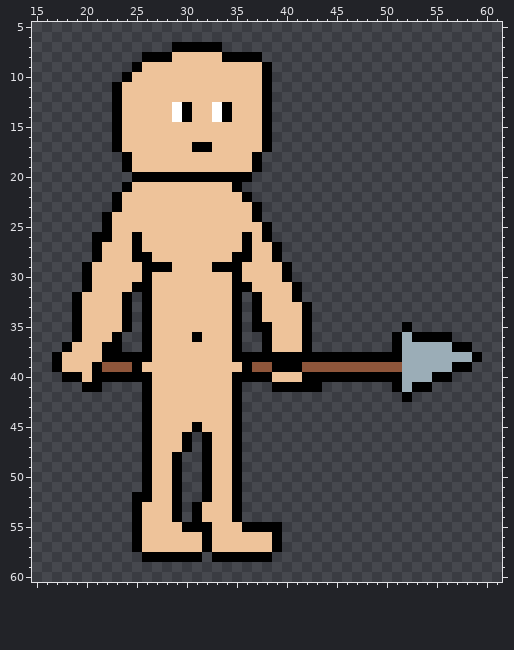
Pixel-art sprite, stored at mammoth_mayhem/Assets/textures/base.png. Above is the file before it was changed.
The file is 64x64 pixels. Shown: x 15..61, y 5..60.
The same view after the edit:
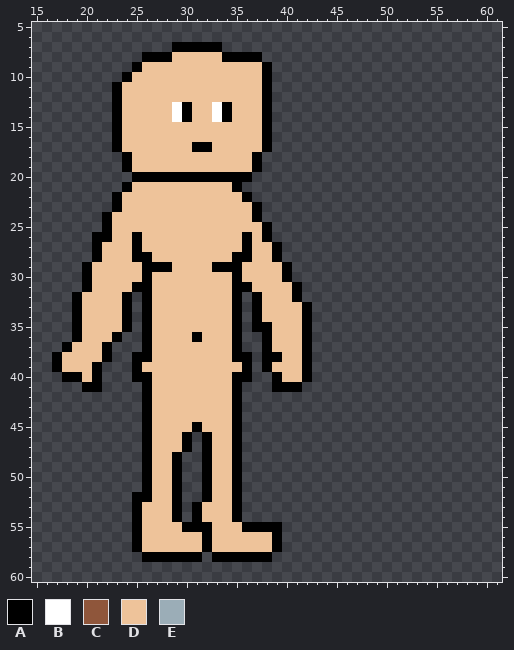
Palette (. is transparent): A #000000  B #ffffff  C #8f563b  D #eec39a  E #9badb7
Message: removed spear from base and fixed cane
Diff:
Colour C becomes colour A in row 39 at x 38 and 42.
Colour D becomes colour A in row 40 at x 39.
Colour A becomes colour D in row 38 at x 40 to 41; in row 39 at x 39 to 41.
The edit erases colour A in row 35 at x 52; in row 36 at x 51 and 53 to 56; in row 37 at x 23, 51 and 57 to 58; in row 38 at x 23 to 24, 37, 43 to 51 and 59; in row 39 at x 57 to 58; in row 40 at x 22 to 24, 37 to 38, 43 to 51 and 55 to 56.
The edit erases colour A in row 41 at x 42 to 43, 51 and 53 to 54; in row 42 at x 52.
The edit erases colour C in row 39 at x 22 to 24, 37 and 43 to 51.
The edit erases colour E in row 36 at x 52; in row 37 at x 52 to 56; in row 38 at x 52 to 58; in row 39 at x 52 to 56; in row 40 at x 52 to 54; in row 41 at x 52.
Pixel boxes of the changes (left, top, right, bottom) in both pictures:
changed: (252, 322, 482, 402)
erased: (102, 342, 132, 382)
